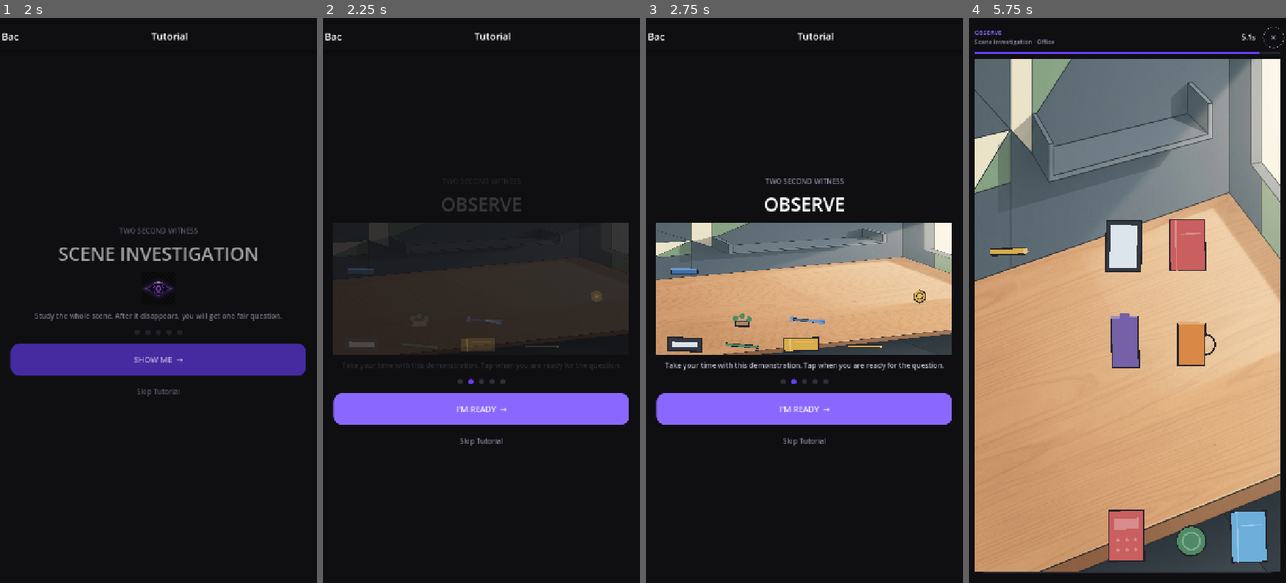
Above: before the commit, frames 1-4 (left to right).
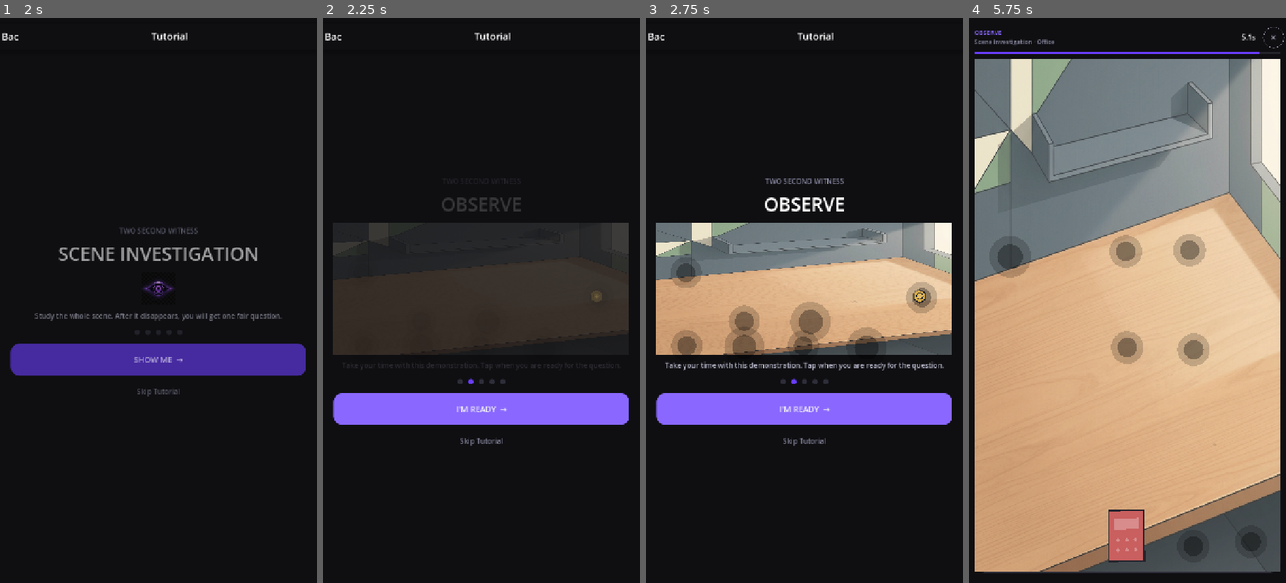
Above: after the commit, the same moments.

Repository: ITTYBITTYBITES/2-second-witness-mobile
Game: Godot game, scene res://src/ui/shell/AppShell.tscn
Same seed, same stepped clock (60 frames per second), same inputs: the game is played once before the commit and once after it.
Inputs (mouse positions are in pixels of both pictures, inside the frame that each line leads up to):
- Up to frame 1 (2 s): tap Enter at 0.5 s; move the mouse to (228, 272) at 0.52 s; click (228, 272) at 0.67 s; tap Space at 1.25 s; drag from (95, 328) to (142, 413) at 1.27 s
- Up to frame 2 (2.25 s): click "SHOW ME →" at 2 s
- Up to frame 3 (2.75 s): no input
- Up to frame 4 (5.75 s): click "I'M READY →" at 2.75 s; click "Green" at 3.5 s; click "ONE MORE STEP →" at 4.25 s; click "START PRACTICE" at 5 s

Frame 1 is identical in both runs. In frame 2, 0.3% of the frame differs, in the area x 7-75%, y 44-59%; in frame 3, 3.1%; in frame 4, 5.7%, in the area x 6-95%, y 35-97%.
Error after the commit: Invalid assignment on read-only value (on base: 'Dictionary'). (res://src/gameplay/families/_shared/VisualStyleSystem.gd:191)

Commit message:
Phase 2 batch 8: 10 sprites — 45/65 coverage (69%)
spatula.png       24KB  — kitchen spatula, silver-gray (thin)
tape_measure.png  19KB  — retractable tape measure, muted yellow (compact)
screwdriver.png   26KB  — screwdriver, dark metal, brown handle (thin)
double.png        57KB  — paired objects, muted gray
pliers.png        54KB  — pliers, dark metal, two handles
tape.png          42KB  — adhesive tape roll, translucent ring
marker.png        33KB  — felt-tip marker, dark gray
bowl.png          81KB  — ceramic bowl, warm cream, hollow interior
measuring_cup.png 47KB  — glass measuring cup, spout and handle
stapler.png       59KB  — office stapler, dark gray metal

All magenta-key verified. 20 remaining to 65/65.

Co-authored-by: arena-agent <297053741+arena-agent@users.noreply.github.com>

Diff:
--- /dev/null
+++ b/app/src/gameplay/families/_shared/VisualStyleSystem.gd
@@ -0,0 +1,303 @@
+extends RefCounted
+class_name VisualStyleSystem
+## Centralized asset-based visual style for all challenge family View scripts.
+##
+## Architecture:
+##   - MASTER_MANIFEST maps every visual_kind across all five families to a sprite path
+##   - draw_object() renders sprite with consistent shadow, lighting, scale
+##   - Vector fallback: any kind without a sprite uses the family's original vector drawing
+##   - Spot-the-Difference safety: color values from generator are passed through unmodified
+##
+## SHADOW RULE (v2):
+##   Sprites are transparent cutouts with NO baked shadow. All shadows are drawn
+##   in code by draw_shadow() for consistent direction/opacity/scale across both
+##   sprite and vector paths. See PROMPT.md for asset generation spec.
+##
+## All game logic, timing, scoring, and state management remain untouched.
+
+const VERSION := "2"
+const SPRITE_DIR := "res://assets/gameplay/sprites/"
+
+# ────────────────────────────────────────────────────────────
+# SHADOW SYSTEM
+# Single directional light from upper-left, shadows cast lower-right.
+# Applied uniformly to all sprites at render time.
+# ────────────────────────────────────────────────────────────
+const SHADOW_OFFSET_X := 0.007
+const SHADOW_OFFSET_Y := 0.010
+const SHADOW_OPACITY := 0.32
+const SHADOW_COLOR := Color(0.0, 0.0, 0.0, 1.0)
+const SHADOW_SCALE := 0.92  # shadow ellipse slightly smaller than object
+
+# ────────────────────────────────────────────────────────────
+# ENVIRONMENT
+# ────────────────────────────────────────────────────────────
+const CANVAS_BASE := Color("#2A2520")  # warm dark neutral
+
+# ────────────────────────────────────────────────────────────
+# MASTER MANIFEST — every visual_kind across all families
+# Maps visual_kind → {sprite_path, available}
+# "available" is false until the sprite file exists on disk.
+# ────────────────────────────────────────────────────────────
+const MASTER_MANIFEST: Dictionary = {
+	# ── Scene Investigation (65 kinds) ──
+	"banana":         {"sprite": "banana.png",         "available": false},
+	"basket":         {"sprite": "basket.png",         "available": false},
+	"block":          {"sprite": "block.png",          "available": true},
+	"board":          {"sprite": "board.png",          "available": true},
+	"book":           {"sprite": "book.png",           "available": true},
+	"bottle":         {"sprite": "bottle.png",         "available": true},
+	"bowl":           {"sprite": "bowl.png",           "available": true},
+	"bracket":        {"sprite": "bracket.png",        "available": true},
+	"bread":          {"sprite": "bread.png",          "available": false},
+	"brush":          {"sprite": "brush.png",          "available": true},
+	"calculator":     {"sprite": "calculator.png",     "available": false},
+	"camera":         {"sprite": "camera.png",         "available": true},
+	"clamp":          {"sprite": "clamp.png",          "available": false},
+	"clock":          {"sprite": "clock.png",          "available": true},
+	"coil":           {"sprite": "coil.png",           "available": true},
+	"compass":        {"sprite": "compass.png",        "available": true},
+	"double":         {"sprite": "double.png",         "available": true},
+	"drill":          {"sprite": "drill.png",          "available": false},
+	"flashlight":     {"sprite": "flashlight.png",     "available": true},
+	"folder":         {"sprite": "folder.png",         "available": true},
+	"fork":           {"sprite": "fork.png",           "available": true},
+	"fruit_round":    {"sprite": "fruit_round.png",    "available": true},
+	"glass":          {"sprite": "glass.png",          "available": true},
+	"glasses":        {"sprite": "glasses.png",        "available": true},
+	"gloves":         {"sprite": "gloves.png",         "available": true},
+	"grater":         {"sprite": "grater.png",         "available": true},
+	"hammer":         {"sprite": "hammer.png",         "available": false},
+	"hardware":       {"sprite": "hardware.png",       "available": true},
+	"jar":            {"sprite": "jar.png",            "available": true},
+	"kettle":         {"sprite": "kettle.png",         "available": false},
+	"keys":           {"sprite": "keys.png",           "available": true},
+	"lamp":           {"sprite": "lamp.png",           "available": false},
+	"level":          {"sprite": "level.png",          "available": false},
+	"magnifier":      {"sprite": "magnifier.png",      "available": false},
+	"marker":         {"sprite": "marker.png",         "available": true},
+	"mask":           {"sprite": "mask.png",           "available": false},
+	"measuring_cup":  {"sprite": "measuring_cup.png",  "available": true},
+	"mouse":          {"sprite": "mouse.png",          "available": false},
+	"mug":            {"sprite": "mug.png",            "available": true},
+	"pan":            {"sprite": "pan.png",            "available": true},
+	"paper":          {"sprite": "paper.png",          "available": true},
+	"pen":            {"sprite": "pen.png",            "available": true},
+	"pencil":         {"sprite": "pencil.png",         "available": true},
+	"phone":          {"sprite": "phone.png",          "available": true},
+	"plant":          {"sprite": "plant.png",          "available": true},
+	"plate":          {"sprite": "plate.png",          "available": true},
+	"pliers":         {"sprite": "pliers.png",         "available": true},
+	"pot":            {"sprite": "pot.png",            "available": false},
+	"ruler":          {"sprite": "ruler.png",          "available": true},
+	"saw":            {"sprite": "saw.png",            "available": true},
+	"scissors":       {"sprite": "scissors.png",       "available": true},
+	"screwdriver":    {"sprite": "screwdriver.png",    "available": true},
+	"spatula":        {"sprite": "spatula.png",        "available": true},
+	"spoon":          {"sprite": "spoon.png",          "available": true},
+	"stapler":        {"sprite": "stapler.png",        "available": true},
+	"tag":            {"sprite": "tag.png",            "available": false},
+	"tape":           {"sprite": "tape.png",           "available": true},
+	"tape_measure":   {"sprite": "tape_measure.png",   "available": true},
+	"toaster":        {"sprite": "toaster.png",        "available": false},
+	"toolbox":        {"sprite": "toolbox.png",        "available": true},
+	"towel":          {"sprite": "towel.png",          "available": true},
+	"trowel":         {"sprite": "trowel.png",         "available": false},
+	"watering_can":   {"sprite": "watering_can.png",   "available": false},
+	"whisk":          {"sprite": "whisk.png",          "available": false},
+	"wrench":         {"sprite": "wrench.png",         "available": false},
+	# Fallback marker drawn when kind is unknown
+	"evidence_marker":{"sprite": "evidence_marker.png", "available": false},
+
+	# ── Spot the Difference unique kinds (39 kinds, kebab-case overlapped) ──
+	"acorn":     {"sprite": "acorn.png",     "available": false},
+	"anchor":    {"sprite": "anchor.png",    "available": false},
+	"bell":      {"sprite": "bell.png",      "available": false},
+	"boat":      {"sprite": "boat.png",      "available": false},
+	"boot":      {"sprite": "boot.png",      "available": false},
+	"circle":    {"sprite": "circle.png",    "available": false},
+	"cloud":     {"sprite": "cloud.png",     "available": false},
+	"comb":      {"sprite": "comb.png",      "available": false},
+	"cup":       {"sprite": "cup.png",       "available": false},
+	"diamond":   {"sprite": "diamond.png",   "available": false},
+	"drum":      {"sprite": "drum.png",      "available": false},
+	"flag":      {"sprite": "flag.png",      "available": false},
+	"flower":    {"sprite": "flower.png",    "available": false},
+	"fruit":     {"sprite": "fruit.png",     "available": false},
+	"gem":       {"sprite": "gem.png",       "available": false},
+	"glove":     {"sprite": "glove.png",     "available": false},
+	"hat":       {"sprite": "hat.png",       "available": false},
+	"key":       {"sprite": "key.png",       "available": false},
+	"kite":      {"sprite": "kite.png",      "available": false},
+	"leaf":      {"sprite": "leaf.png",      "available": false},
+	"line":      {"sprite": "line.png",      "available": false},
+	"magnet":    {"sprite": "magnet.png",    "available": false},
+	"moon":      {"sprite": "moon.png",      "available": false},
+	"pill":      {"sprite": "pill.png",      "available": false},
+	"ribbon":    {"sprite": "ribbon.png",    "available": false},
+	"ring":      {"sprite": "ring.png",      "available": false},
+	"shell":     {"sprite": "shell.png",     "available": false},
+	"star":      {"sprite": "star.png",      "available": false},
+	"umbrella":  {"sprite": "umbrella.png",  "available": false},
+	"vase":      {"sprite": "vase.png",      "available": false},
+	"watch":     {"sprite": "watch.png",     "available": false},
+	"wheel":     {"sprite": "wheel.png",     "available": false},
+	"whistle":   {"sprite": "whistle.png",   "available": false},
+
+	# ── Object Recall extra kinds ──
+	"feather":   {"sprite": "feather.png",   "available": false},
+	"button":    {"sprite": "button.png",    "available": false},
+	"candle":    {"sprite": "candle.png",    "available": false},
+	"map":       {"sprite": "map.png",       "available": false},
+
+	# ── Pattern Recall symbols (12 kinds) ──
+	"Arc":     {"sprite": "symbol_arc.png",     "available": false},
+	"Bars":    {"sprite": "symbol_bars.png",    "available": false},
+	"Circle":  {"sprite": "symbol_circle.png",  "available": false},
+	"Cross":   {"sprite": "symbol_cross.png",   "available": false},
+	"Diamond": {"sprite": "symbol_diamond.png", "available": false},
+	"Hexagon": {"sprite": "symbol_hexagon.png", "available": false},
+	"Plus":    {"sprite": "symbol_plus.png",    "available": false},
+	"Square":  {"sprite": "symbol_square.png",  "available": false},
+	"Triangle":{"sprite": "symbol_triangle.png","available": false},
+	"Wave":    {"sprite": "symbol_wave.png",    "available": false},
+	"Ring":    {"sprite": "symbol_ring.png",    "available": false},
+	"Star":    {"sprite": "symbol_star.png",    "available": false},
+}
+
+# ────────────────────────────────────────────────────────────
+# RUNTIME CACHE
+# ────────────────────────────────────────────────────────────
+var _texture_cache: Dictionary = {}
+var _manifest_scanned: bool = false
+
+func _init() -> void:
+	pass
+
+# ────────────────────────────────────────────────────────────
+# ASSET AVAILABILITY
+# ────────────────────────────────────────────────────────────
+
+## Scan the sprite directory and mark available sprites in the manifest.
+## Call once at startup or lazily on first draw.
+func scan_assets() -> void:
+	if _manifest_scanned:
+		return
+	_manifest_scanned = true
+	for kind: String in MASTER_MANIFEST:
+		var entry: Dictionary = MASTER_MANIFEST[kind]
+		var path := SPRITE_DIR + str(entry.get("sprite", ""))
+		if ResourceLoader.exists(path):
+			entry["available"] = true
+			# Load into cache
+			var tex: Texture2D = load(path) as Texture2D
+			if tex:
+				_texture_cache[kind] = tex
+
+## Returns true if a sprite asset exists for this visual_kind.
+func has_sprite(visual_kind: String) -> bool:
+	if not _manifest_scanned:
+		scan_assets()
+	if not MASTER_MANIFEST.has(visual_kind):
+		return false
+	return bool(MASTER_MANIFEST[visual_kind].get("available", false))
+
+## Returns the cached texture for a visual_kind, or null if not available.
+func get_texture(visual_kind: String) -> Texture2D:
+	if not _manifest_scanned:
+		scan_assets()
+	if _texture_cache.has(visual_kind):
+		return _texture_cache[visual_kind]
+	return null
+
+# ────────────────────────────────────────────────────────────
+# DRAWING API — call from family View _draw() methods
+# ────────────────────────────────────────────────────────────
+
+## Draw a grounded shadow ellipse under where the object will appear.
+## Call BEFORE drawing the object itself.
+func draw_shadow(canvas: Control, center: Vector2, object_size: Vector2, canvas_size: Vector2) -> void:
+	var shadow_width := object_size.x * SHADOW_SCALE
+	var shadow_height := object_size.y * SHADOW_SCALE * 0.45
+	var shadow_center := center + Vector2(
+		canvas_size.x * SHADOW_OFFSET_X,
+		canvas_size.y * SHADOW_OFFSET_Y
+	)
+	canvas.draw_circle(shadow_center, maxf(shadow_width, shadow_height) * 0.5,
+		Color(SHADOW_COLOR, SHADOW_OPACITY * 0.55))
+	canvas.draw_circle(shadow_center, maxf(shadow_width, shadow_height) * 0.30,
+		Color(SHADOW_COLOR, SHADOW_OPACITY))
+
+## Draw an object using its sprite asset.
+## Returns true if a sprite was drawn; false means caller should use vector fallback.
+## Caller is responsible for draw_set_transform() before calling this.
+func draw_sprite_object(
+	canvas: Control,
+	visual_kind: String,
+	rect: Rect2
+) -> bool:
+	var tex := get_texture(visual_kind)
+	if tex == null:
+		return false
+	canvas.draw_texture_rect(tex, rect, false)
+	return true
+
+## Return the appropriate accent color for reveal highlights.
+func accent_color(_family_id: String = "") -> Color:
+	return Color("#C8A96E")  # warm gold, replaces purple
+
+## Return the grounded canvas background color.
+func canvas_background(_family_id: String = "") -> Color:
+	return CANVAS_BASE
+
+## Return the sprite path for a visual kind (for asset pipeline reference).
+func sprite_path(visual_kind: String) -> String:
+	if not MASTER_MANIFEST.has(visual_kind):
+		return ""
+	return SPRITE_DIR + str(MASTER_MANIFEST[visual_kind].get("sprite", ""))
+
+## Return all visual_kinds in the master manifest.
+func all_manifest_kinds() -> Array[String]:
+	var kinds: Array[String] = []
+	for kind: String in MASTER_MANIFEST:
+		kinds.append(kind)
+	return kinds
+
+## Return count of available vs total sprites.
+func asset_coverage() -> Dictionary:
+	if not _manifest_scanned:
+		scan_assets()
+	var available: int = 0
+	var total: int = MASTER_MANIFEST.size()
+	for kind: String in MASTER_MANIFEST:
+		if bool(MASTER_MANIFEST[kind].get("available", false)):
+			available += 1
+	return {"available": available, "total": total}
+
+## Get grounded background overrides per template (muted earth tones).
+func ground_background(template_id: String, original: Dictionary) -> Dictionary:
+	var grounded := original.duplicate(true)
+	var overrides := {
+		"office":      {"top": "#B0B8BF", "surface": "#8B7355", "line": "#5C4A3D"},
+		"kitchen":     {"top": "#C4BFB0", "surface": "#9B8A7A", "line": "#6B5D4F"},
+		"workshop":    {"top": "#A8ADB2", "surface": "#7A6E65", "line": "#4E4640"},
+		"travel_desk": {"top": "#B5B0A8", "surface": "#8C7B68", "line": "#5E5042"},
+		"garden_bench":{"top": "#A8B5A0", "surface": "#7A8B6E", "line": "#4A5540"},
+	}
+	var key := ""
+	if template_id.begins_with("office"): key = "office"
+	elif template_id.begins_with("kitchen"): key = "kitchen"
+	elif template_id.begins_with("workshop"): key = "workshop"
+	elif template_id.begins_with("travel_desk"): key = "travel_desk"
+	elif template_id.begins_with("garden_bench"): key = "garden_bench"
+	var ov: Dictionary = overrides.get(key, {})
+	if not ov.is_empty():
+		for color_key: String in ["top", "surface", "line"]:
+			if ov.has(color_key):
+				grounded[color_key] = ov[color_key]
+	else:
+		for color_key: String in ["top", "surface", "line"]:
+			if grounded.has(color_key):
+				var c := Color(grounded[color_key])
+				grounded[color_key] = "#%s" % c.darkened(0.18).to_html(false)
+	return grounded
--- a/app/src/gameplay/families/scene_investigation/SceneInvestigationSceneView.gd
+++ b/app/src/gameplay/families/scene_investigation/SceneInvestigationSceneView.gd
@@ -1,16 +1,24 @@
 extends Control
 class_name SceneInvestigationSceneView
-## Family-specific vector renderer for generated Scene Investigation scene data.
+## Family-specific renderer for generated Scene Investigation scene data.
+##
+## Asset pipeline: uses VisualStyleSystem to render sprite textures for known
+## visual_kinds, with full vector fallback for kinds without assets yet.
+## Data contract, shape geometry, highlight logic remain unchanged.
 
 var _scene_data: Dictionary = {}
 var _highlight_ids: Array[String] = []
 var _background_texture: Texture2D = null
 var _reveal_elapsed: float = 0.0
+var _style: VisualStyleSystem
+var _family_id: String = "scene_investigation"
 
 func _ready() -> void:
 	mouse_filter = Control.MOUSE_FILTER_IGNORE
 	resized.connect(queue_redraw)
 	set_process(false)
+	_style = VisualStyleSystem.new()
+	_style.scan_assets()
 
 func _process(delta: float) -> void:
 	_reveal_elapsed += delta
@@ -39,12 +47,19 @@
 	if canvas_size.x <= 0.0 or canvas_size.y <= 0.0:
 		return
 	var background: Dictionary = _scene_data.get("background", {})
-	var top_color := Color(str(background.get("top", "#D8E0E7")))
-	var surface_color := Color(str(background.get("surface", "#A98261")))
-	var line_color := Color(str(background.get("line", "#6E5848")))
+	var template_id := str(_scene_data.get("template_id", ""))
+	var grounded_bg := _style.ground_background(template_id, background)
+	var top_color := Color(str(grounded_bg.get("top", "#B0B8BF")))
+	var surface_color := Color(str(grounded_bg.get("surface", "#8B7355")))
+	var line_color := Color(str(grounded_bg.get("line", "#5C4A3D")))
+
+	# Warm grounded canvas base
+	draw_rect(Rect2(Vector2.ZERO, canvas_size), _style.canvas_background(_family_id), true)
 
 	if _background_texture:
 		draw_texture_rect(_background_texture, Rect2(Vector2.ZERO, canvas_size), false)
+		# Subtle warm overlay to harmonize background textures with grounded palette
+		draw_rect(Rect2(Vector2.ZERO, canvas_size), Color(0.96, 0.92, 0.84, 0.10), true)
 	else:
 		draw_rect(Rect2(Vector2.ZERO, canvas_size), top_color, true)
 		var surface_y := canvas_size.y * float(background.get("surface_y", 0.22))
@@ -100,6 +115,29 @@
 	var outline := Color.BLACK if high_contrast else Color("#24242C")
 	var detail := body.lightened(0.35 if high_contrast else 0.28)
 	var kind := str(data.get("visual_kind", "evidence_marker"))
+
+	# Draw grounding shadow under object (before the object itself)
+	if not high_contrast:
+		_style.draw_shadow(self, center, object_size, canvas_size)
+
+	# ── ASSET PIPELINE: try sprite texture first ──
+	if _style.has_sprite(kind):
+		draw_set_transform(center, object_rotation, Vector2.ONE)
+		var rect := Rect2(-object_size * 0.5, object_size)
+		_style.draw_sprite_object(self, kind, rect)
+		# Highlight overlay on top of sprite
+		if _highlight_ids.has(str(data.get("instance_id", ""))):
+			var pulse: float = 0.72 + 0.28 * sin(_reveal_elapsed * 4.5)
+			var accent := _style.accent_color(_family_id)
+			var focus_rect := rect.grow(8.0 + pulse * 3.0)
+			draw_rect(focus_rect, Color(accent, pulse), false, 5.0)
+			draw_rect(focus_rect.grow(5.0), Color(accent, 0.18 * pulse), false, 3.0)
+		if high_contrast:
+			draw_rect(rect.grow(6.0), Color.BLACK, false, 3.0)
+			draw_rect(rect.grow(3.0), Color.WHITE, false, 2.0)
+		draw_set_transform(Vector2.ZERO, 0.0, Vector2.ONE)
+		return
+	# ── VECTOR FALLBACK: original rendering for kinds without sprites ──
 
 	draw_set_transform(center, object_rotation, Vector2.ONE)
 	var rect := Rect2(-object_size * 0.5, object_size)
@@ -137,9 +175,10 @@
 		draw_rect(rect.grow(3.0), Color.WHITE, false, 2.0)
 	if _highlight_ids.has(str(data.get("instance_id", ""))):
 		var pulse: float = 0.72 + 0.28 * sin(_reveal_elapsed * 4.5)
+		var accent := _style.accent_color(_family_id)
 		var focus_rect := rect.grow(8.0 + pulse * 3.0)
-		draw_rect(focus_rect, Color(0.42, 0.24, 1.0, pulse), false, 5.0)
-		draw_rect(focus_rect.grow(5.0), Color(0.42, 0.24, 1.0, 0.18 * pulse), false, 3.0)
+		draw_rect(focus_rect, Color(accent, pulse), false, 5.0)
+		draw_rect(focus_rect.grow(5.0), Color(accent, 0.18 * pulse), false, 3.0)
 	draw_set_transform(Vector2.ZERO, 0.0, Vector2.ONE)
 
 func _draw_evidence_marker(rect: Rect2, body: Color, detail: Color, outline: Color) -> void:
Binary file added: app/assets/gameplay/sprites/block.png
Not shown, added: app/assets/gameplay/sprites/block.png.import
Binary file added: app/assets/gameplay/sprites/board.png
Not shown, added: app/assets/gameplay/sprites/board.png.import
Binary file added: app/assets/gameplay/sprites/book.png
Not shown, added: app/assets/gameplay/sprites/book.png.import
Binary file added: app/assets/gameplay/sprites/bottle.png
Not shown, added: app/assets/gameplay/sprites/bottle.png.import
Binary file added: app/assets/gameplay/sprites/bowl.png
Not shown, added: app/assets/gameplay/sprites/bowl.png.import
Binary file added: app/assets/gameplay/sprites/bracket.png
Not shown, added: app/assets/gameplay/sprites/bracket.png.import
(and 80 more such lines)
